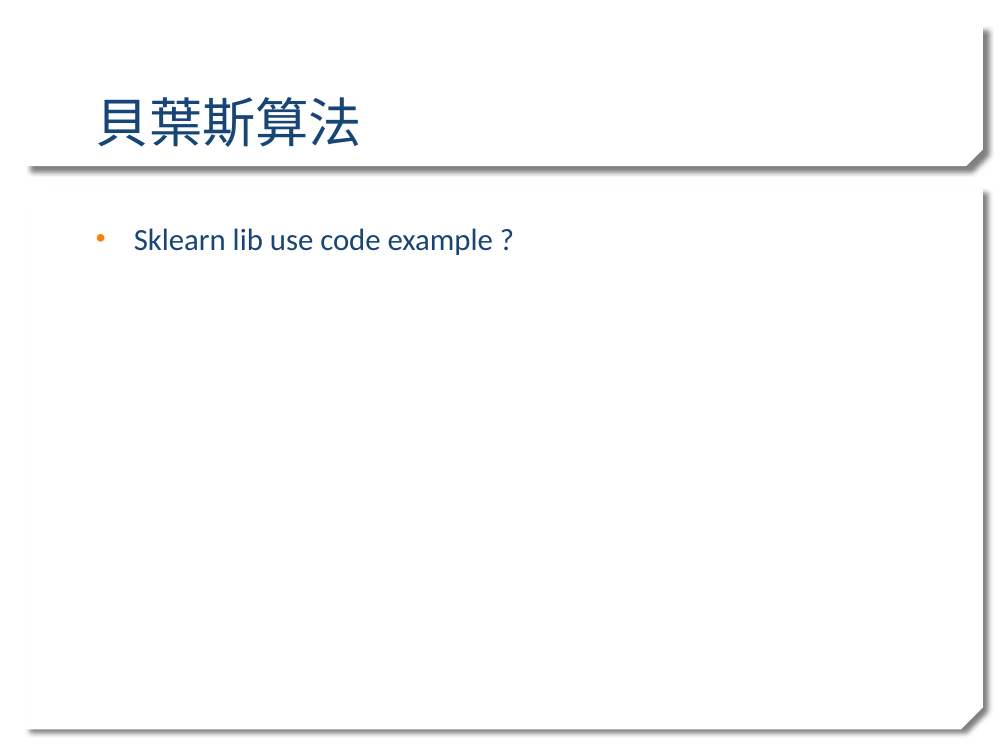
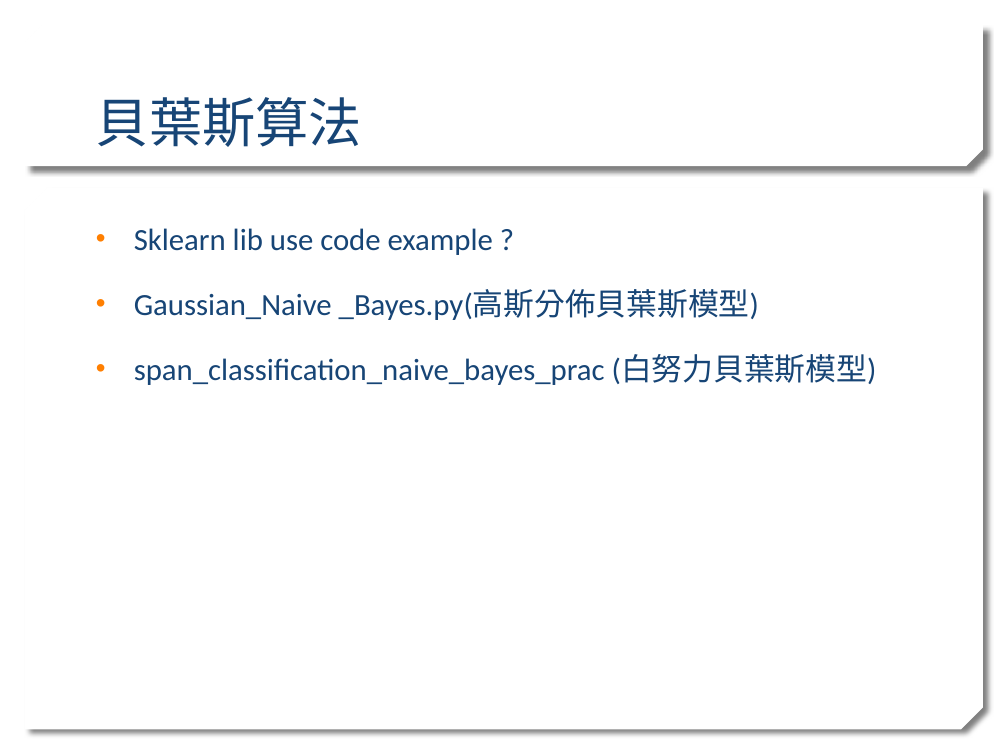
Before and after one commit to stereo720712/2020_Learn_practice_Machine_Learning, a slide deck: slide 8 of ml traing sean_detail.pptx. Drawn at 1008x756 pixels with LibreOffice and Linux fonts; fonts in the diff are those of the drawing; background and template pictures are left out. Boxes give left, top, right and bottom in pixels: in the first picture for what was removed or moved away, otherwise in the second. Text is boxed around its words. In the diff, an @@ line names an element or a change of style, - is before the commit and + after.

```diff
--- a/ml traing sean_detail.pptx
+++ b/ml traing sean_detail.pptx
@@ text at [134,289,877,385]: paragraphs added @@
+• Gaussian_Naive _Bayes.py(高斯分佈貝葉斯模型)
+• span_classification_naive_bayes_prac (白努力貝葉斯模型)
```
Also in this commit, not shown: 1 other slide changed, 5 other files.
